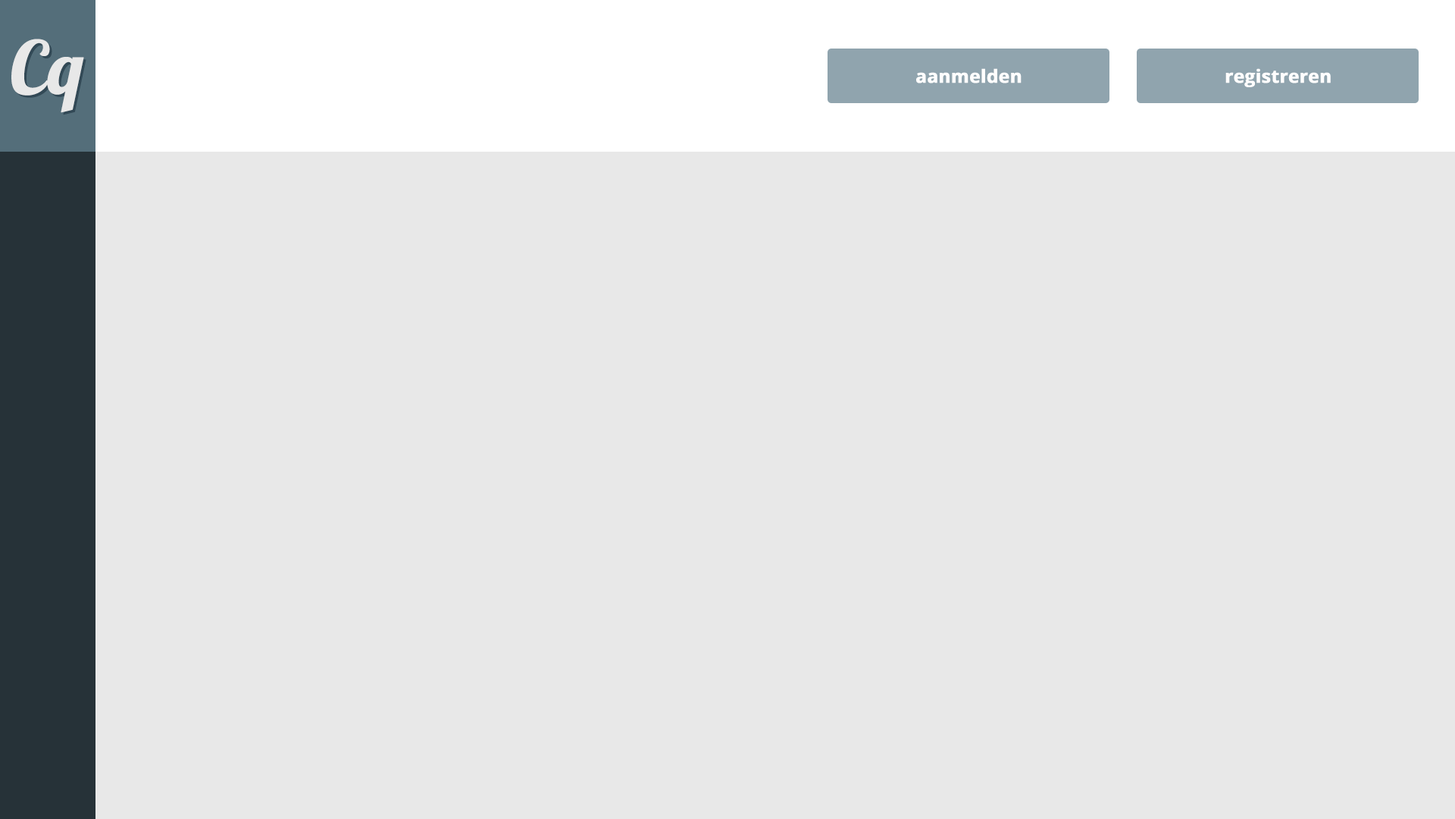
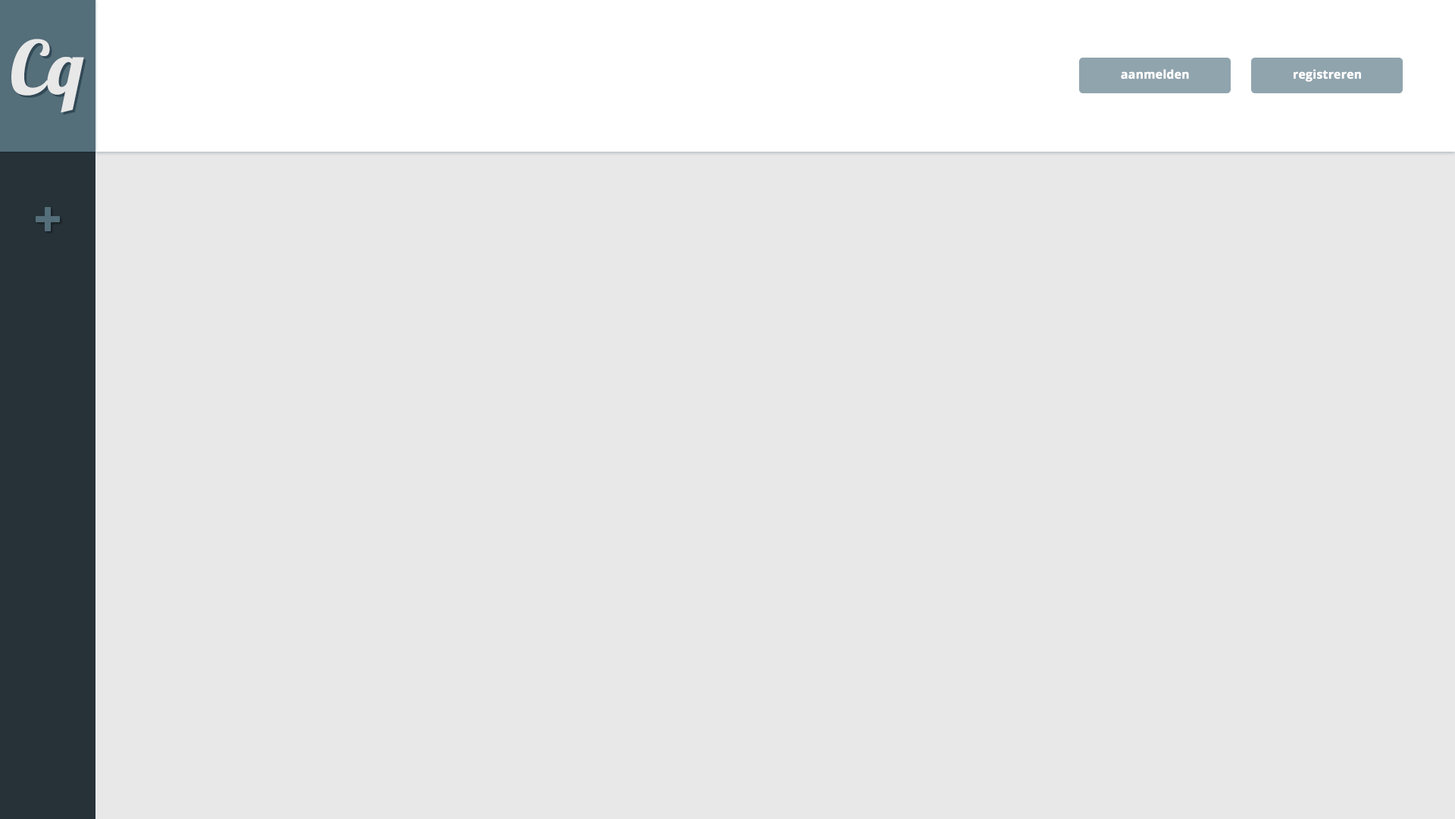
Revision of a layered 1455×819 image; what changed, layer by layer:
moved "aanmelden" (1st of 2, in "Tekengebied 1") above "registreren" over [827, 48, 1231, 104]
painted on "aanmelden" (2nd of 2, in "Tekengebied 1" › "aanmelden") over [916, 68, 1190, 84]
painted on "blue-rec" (1st of 2, in "Tekengebied 1" › "aanmelden") over [827, 48, 1231, 104]
painted on "registreren" (2nd of 2, in "Tekengebied 1" › "registreren") over [1225, 68, 1362, 88]
painted on "blue-rec" (2nd of 2, in "Tekengebied 1" › "registreren") over [1136, 48, 1419, 104]
added layer "plus" in group "Tekengebied 1" over [35, 206, 60, 232]
